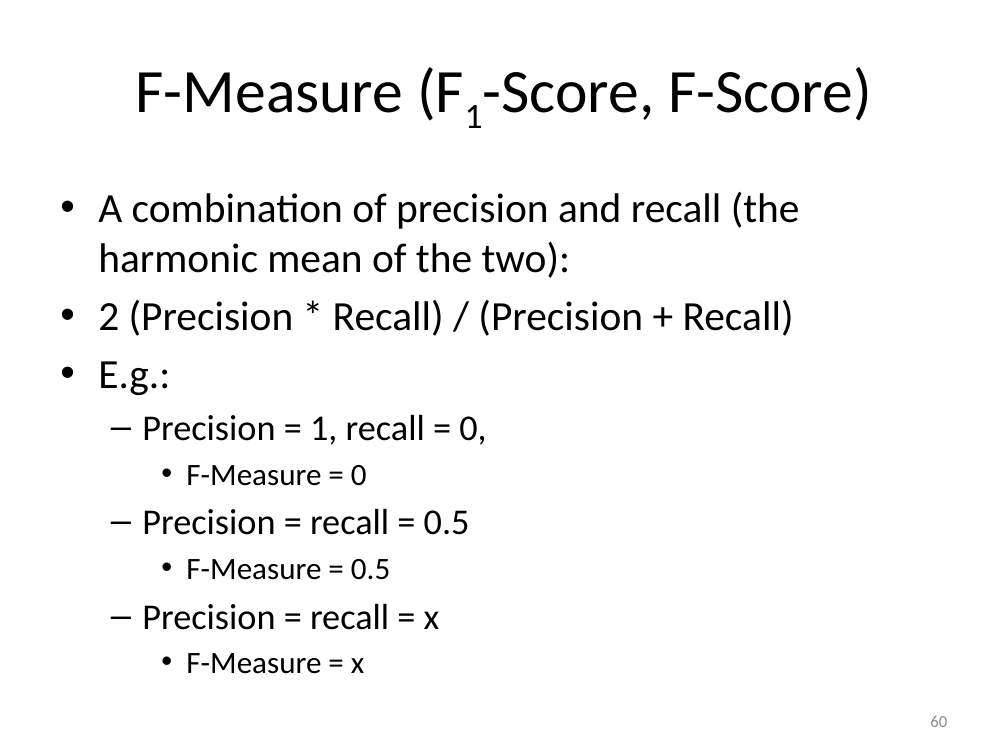
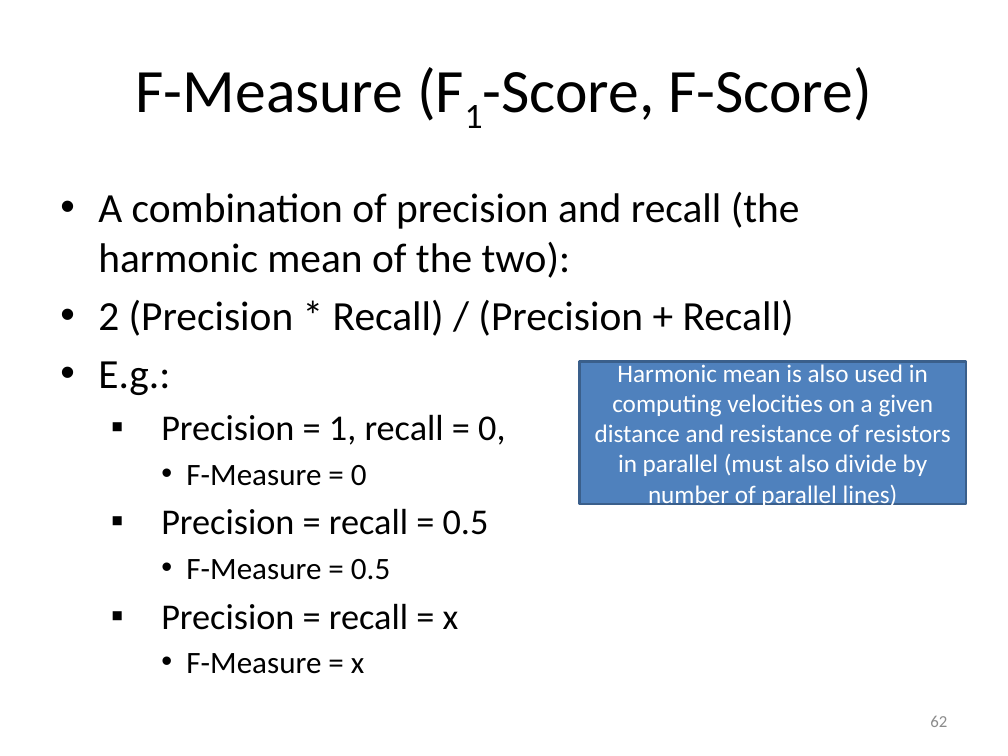
Before and after one commit to kggold4/computer-science-B.Sc-materials, a slide deck: slide 62 of year 3/Deep learning and Natural Language Processing/Lectures/5-Linear and Logistic Regression.pptx (slide 60 before the commit). Drawn at 1008x756 pixels with LibreOffice and Linux fonts; fonts in the diff are those of the drawing. Boxes give left, top, right and bottom in pixels: in the first picture for what was removed or moved away, otherwise in the second. Text is boxed around its words. In the diff, an @@ line names an element or a change of style, - is before the commit and + after.

```diff
--- a/year 3/Deep learning and Natural Language Processing/Lectures/5-Linear and Logistic Regression.pptx
+++ b/year 3/Deep learning and Natural Language Processing/Lectures/5-Linear and Logistic Regression.pptx
@@ rectangle added at <box>580,361,966,504</box>, fill #4F81BD, outline #3A5F8C 2 pt, 18 pt, text #FFFFFF @@
+Harmonic mean is also used in computing velocities on a given distance and resistance of resistors in parallel (must also divide by number of parallel lines)
@@ text at <box>161,414,505,630</box>: bullet – to ▪ @@
@@ page number at <box>930,716,947,727</box>: text changed @@
-60
+62
```
Also in this commit, not shown: 22 other slides changed, 2 slides added, 5 other files.
